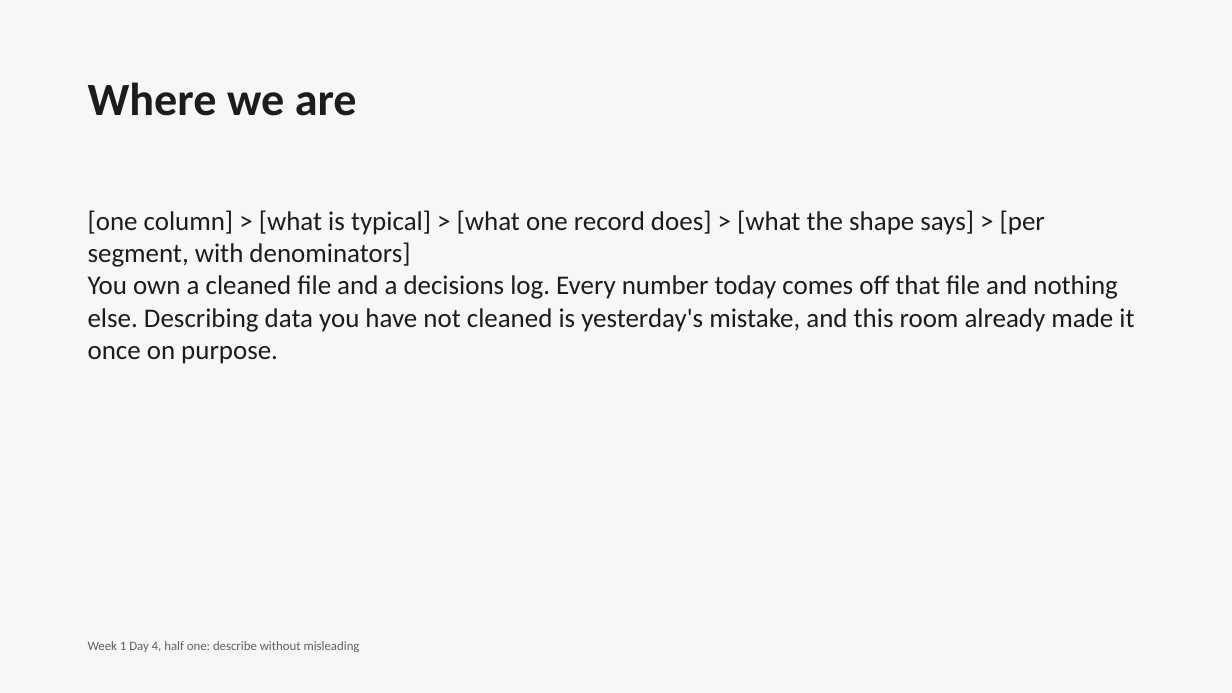
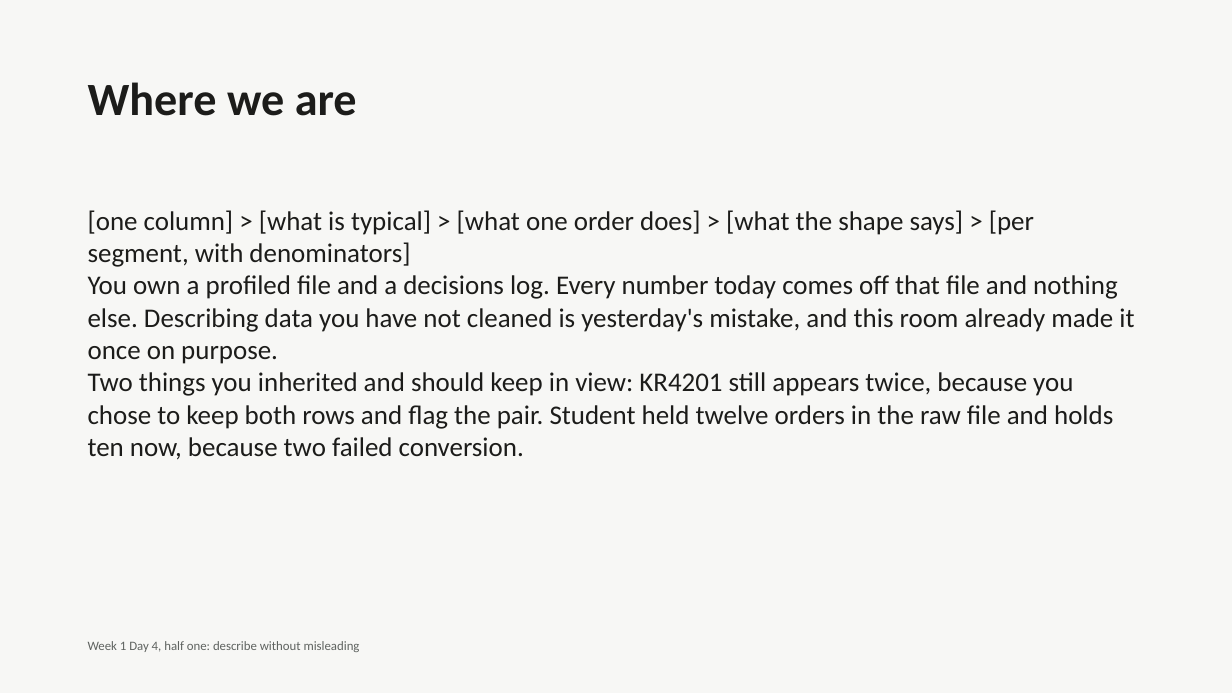
Before and after one commit to fde-academy-lab/c2-content-factory, a slide deck: slide 3 of content/W01/D4/C2_W01_D04_deck_half1_STUDENT.pptx. Drawn at 1232x693 pixels with LibreOffice and Linux fonts; fonts in the diff are those of the drawing. Boxes give left, top, right and bottom in pixels: in the first picture for what was removed or moved away, otherwise in the second. Text is boxed around its words. In the diff, an @@ line names an element or a change of style, - is before the commit and + after.

```diff
--- a/content/W01/D4/C2_W01_D04_deck_half1_STUDENT.pptx
+++ b/content/W01/D4/C2_W01_D04_deck_half1_STUDENT.pptx
@@ text at (88,210,1134,460): text changed @@
-[one column] > [what is typical] > [what one record does] > [what the shape says] > [per segment, with denominators]
-You own a cleaned file and a decisions log. Every number today comes off that file and nothing else. Describing data you have not cleaned is yesterday's mistake, and this room already made it once on purpose.
+[one column] > [what is typical] > [what one order does] > [what the shape says] > [per segment, with denominators]
+You own a profiled file and a decisions log. Every number today comes off that file and nothing else. Describing data you have not cleaned is yesterday's mistake, and this room already made it once on purpose.
+Two things you inherited and should keep in view: KR4201 still appears twice, because you chose to keep both rows and flag the pair. Student held twelve orders in the raw file and holds ten now, because two failed conversion.
```
Also in this commit, not shown: 26 other slides changed, 24 other files.
